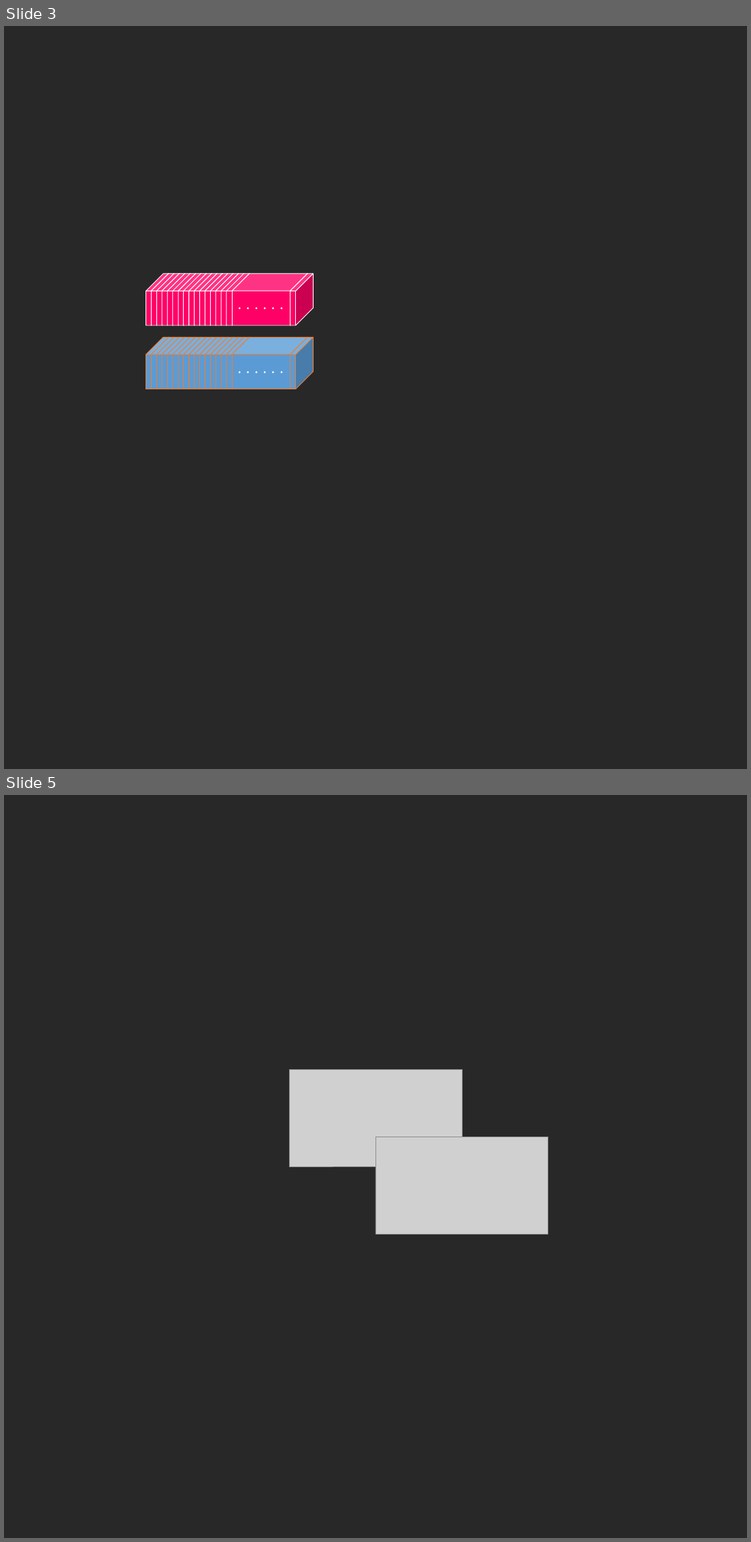
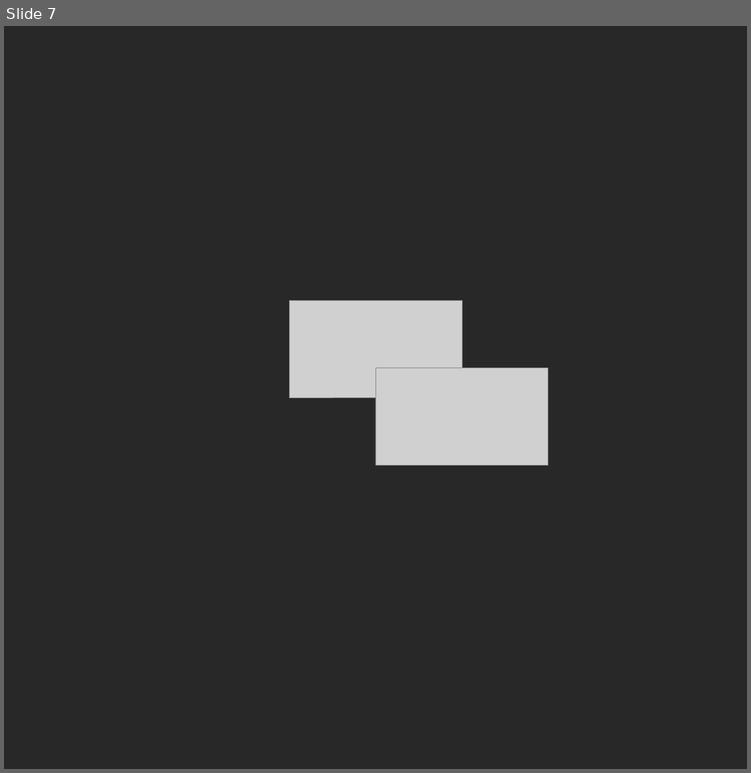
Before and after one commit to toonnyy8/ncku, a slide deck: dl2020/medium/img.pptx. Shown one above the other, each under a label of ours: slides 3 and 5 before the commit, slide 7 after it; the slides between them are not shown. The pictures are 751x1542 and 751x773 pixels, drawn with LibreOffice and Linux fonts; fonts in the diff are those of the drawing; grey boxes stand for pictures. Boxes give left, top, right and bottom in pixels: in the first picture for what was removed or moved away, otherwise in the second. Text is boxed around its words. In the diff, an @@ line names an element or a change of style, - is before the commit and + after.

```diff
--- a/dl2020/medium/img.pptx
+++ b/dl2020/medium/img.pptx
@@ slide 3 removed at <box>4,26,747,769</box>, background #282828 @@
@@ cube removed at <box>146,274,169,325</box> @@
@@ cube removed at <box>151,274,174,325</box> @@
@@ cube removed at <box>156,274,179,325</box> @@
@@ cube removed at <box>162,274,185,325</box> @@
@@ cube removed at <box>167,274,190,325</box> @@
@@ cube removed at <box>173,274,196,325</box> @@
@@ cube removed at <box>178,274,201,325</box> @@
@@ cube removed at <box>184,274,206,325</box> @@
@@ cube removed at <box>189,274,212,325</box> @@
@@ cube removed at <box>194,274,217,325</box> @@
@@ cube removed at <box>200,274,222,325</box> @@
@@ cube removed at <box>205,274,228,325</box> @@
@@ cube removed at <box>210,274,233,325</box> @@
@@ cube removed at <box>215,274,239,325</box> @@
@@ cube removed at <box>221,274,244,325</box> @@
@@ cube removed at <box>226,274,249,325</box> @@
@@ cube removed at <box>232,274,307,325</box> @@
@@ cube removed at <box>290,274,313,325</box> @@
@@ text removed at <box>230,297,291,310</box> @@
-......
@@ group removed at <box>146,337,313,389</box>: 18 cubes, 1 text @@
-......
@@ what was slide 5 is now slide 7 @@
```
Also in this commit, not shown: 2 slides changed, 4 slides added, 1 other slide removed, 8 other files.
